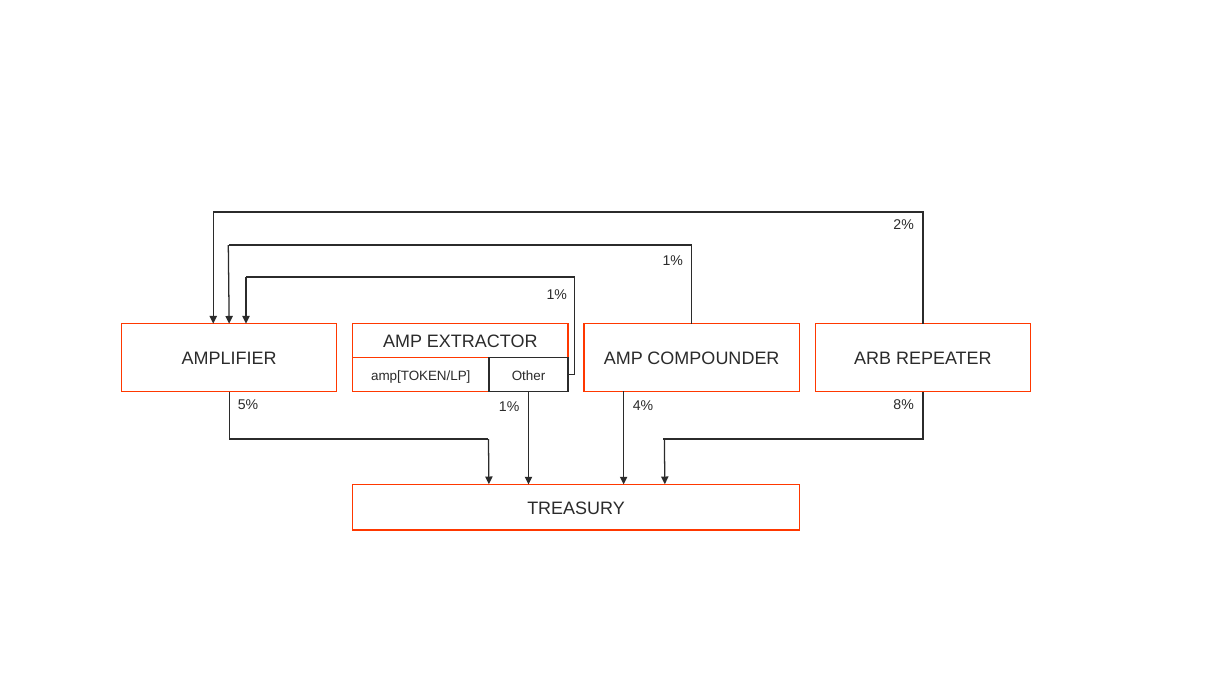
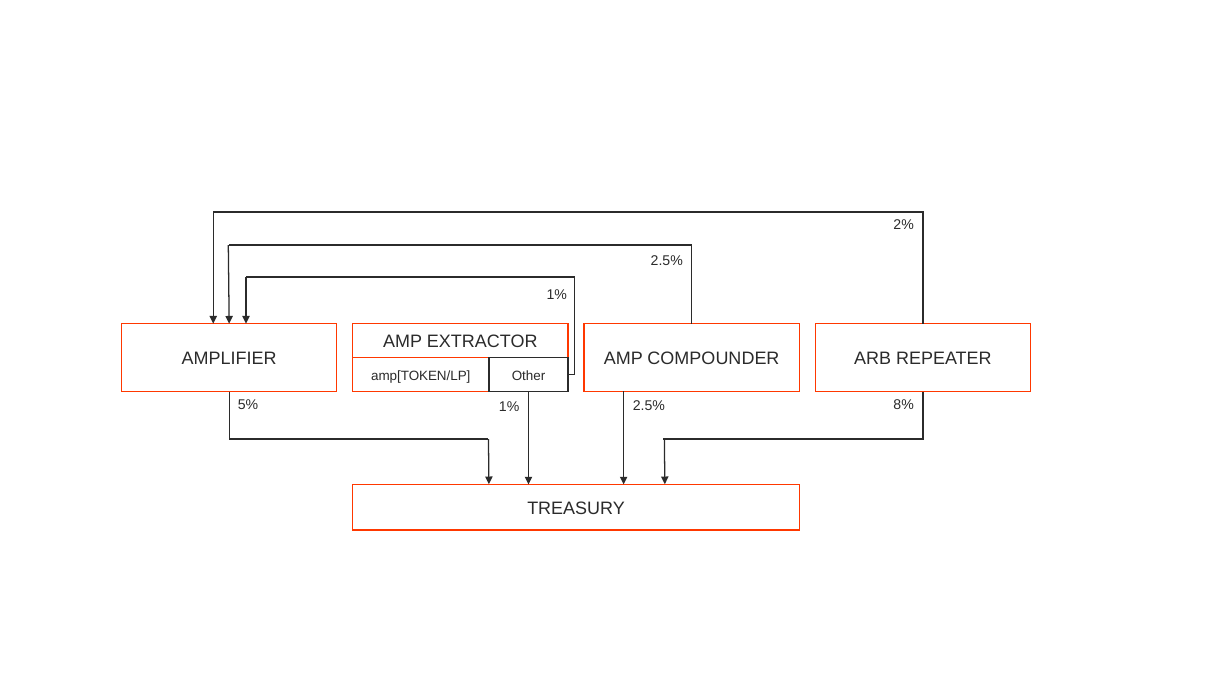
Before and after one commit to erisprotocol/docs, a slide deck: slide 21 of _assets/eris.pptx (slide 18 before the commit). Drawn at 1232x693 pixels with LibreOffice and Linux fonts; fonts in the diff are those of the drawing. Boxes give left, top, right and bottom in pixels: in the first picture for what was removed or moved away, otherwise in the second. Text is boxed around its words. In the diff, an @@ line names an element or a change of style, - is before the commit and + after.

```diff
--- a/_assets/eris.pptx
+++ b/_assets/eris.pptx
@@ text at (651, 255, 683, 265): text changed @@
-1%
+2.5%
@@ text at (633, 400, 665, 410): text changed @@
-4%
+2.5%
```
Also in this commit, not shown: 1 other slide changed, 4 slides added, 17 other files.
